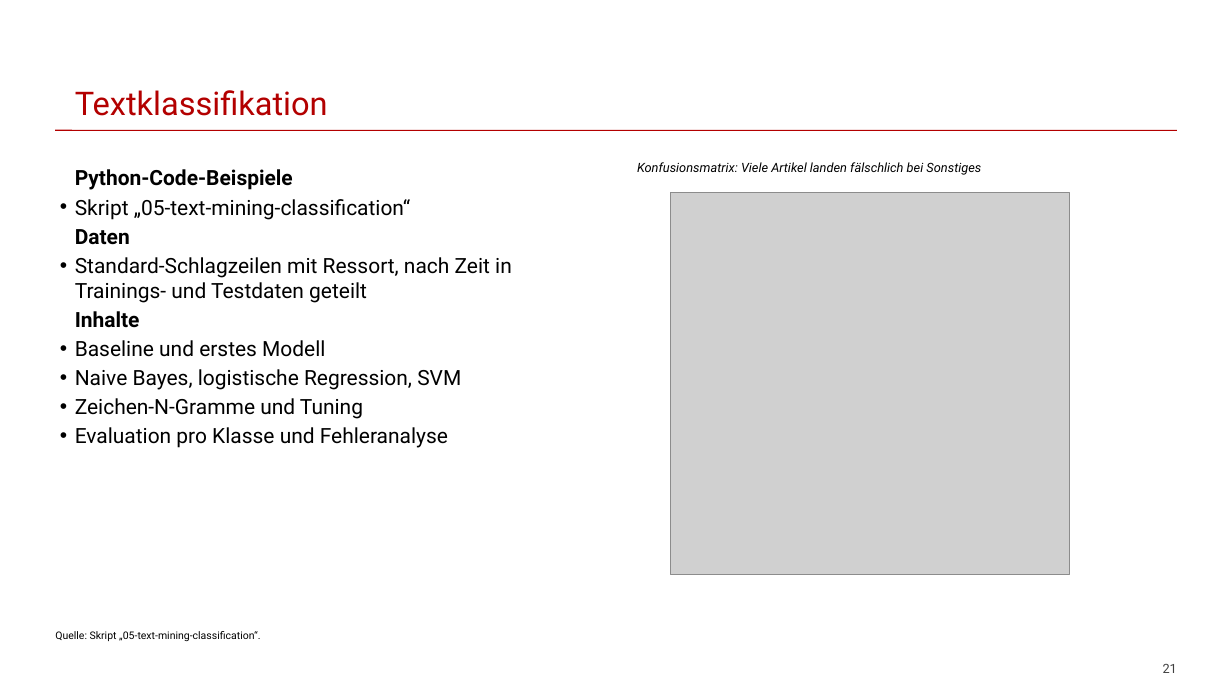
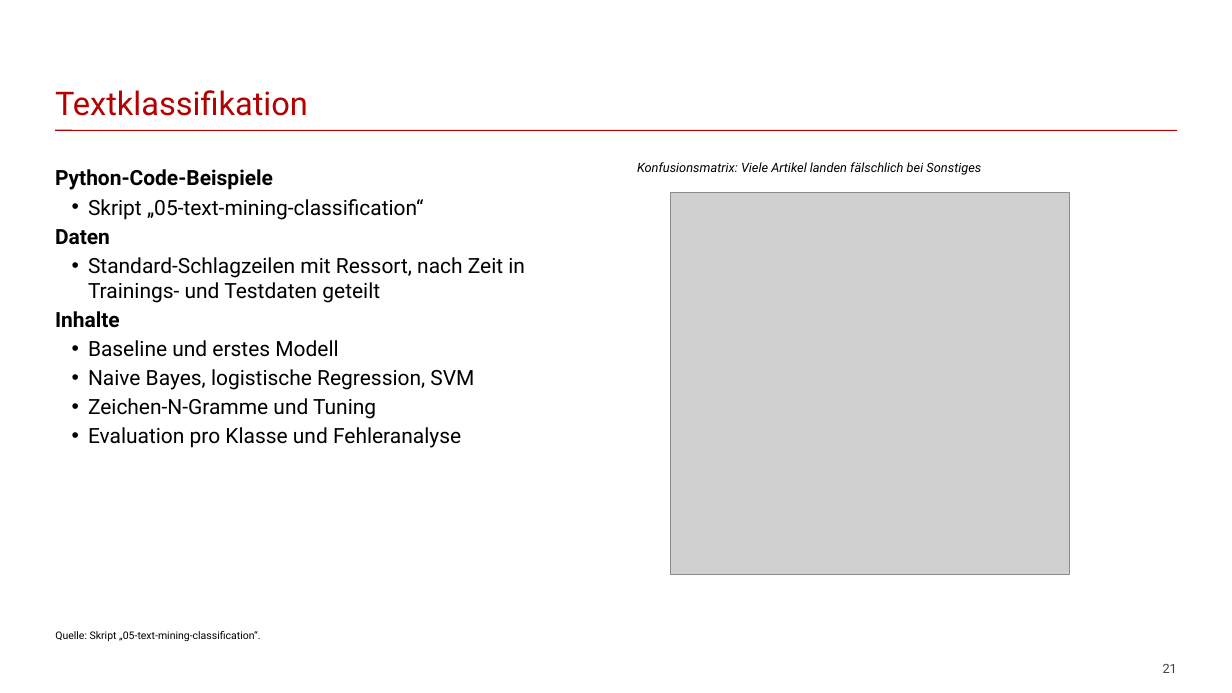
Before and after one commit to franzmohr/intro-text-mining-de, a slide deck: slide 21 of text-mining.odp. Drawn at 1232x693 pixels with LibreOffice and Linux fonts; fonts in the diff are those of the drawing; grey boxes stand for pictures. Boxes give left, top, right and bottom in pixels: in the first picture for what was removed or moved away, otherwise in the second. Text is boxed around its words. In the diff, an @@ line names an element or a change of style, - is before the commit and + after.

```diff
--- a/text-mining.odp
+++ b/text-mining.odp
@@ title "Textklassifikation" at [55, 90, 308, 116]: indent changed @@
@@ text "Python-Code-Beispiele" at [55, 169, 525, 448]: indent changed @@
```
Also in this commit, not shown: 19 other slides changed.
